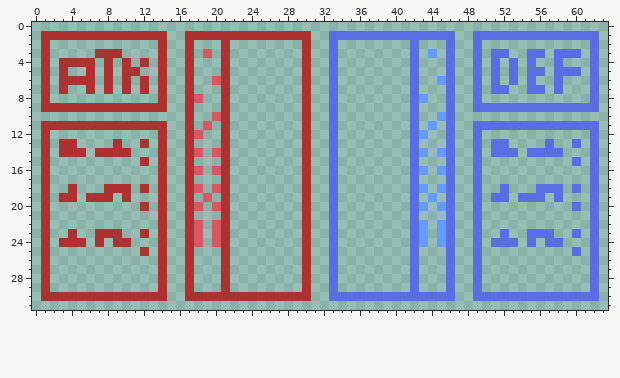
Two states of a pixel-art file, risk-simulator/assets/uisetup.aseprite. The picture above was drawn from the file before the commit.
64x32 pixels, 1 frame.
After the commit:
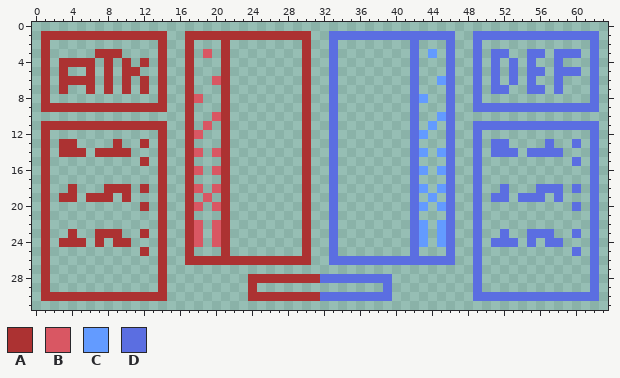
Palette (. is transparent): A #ac3232  B #d95763  C #639bff  D #5b6ee1
The exact change:
y 26: x 18..20 ... -> AAA; x 22..29 ........ -> AAAAAAAA; x 34..41 ........ -> DDDDDDDD; x 43..45 ... -> DDD
y 27: x 17 A -> .; x 21 A -> .; x 30 A -> .; x 33 D -> .; x 42 D -> .; x 46 D -> .
y 28: x 17 A -> .; x 21 A -> .; x 24..29 ...... -> AAAAAA; x 31..32 .. -> AD; x 34..39 ...... -> DDDDDD; x 42 D -> .; x 46 D -> .
y 29: x 17 A -> .; x 21 A -> .; x 24 . -> A; x 30 A -> .; x 33 D -> .; x 39 . -> D; x 42 D -> .; x 46 D -> .
y 30: x 17..23 AAAAAAA -> .......; x 31..32 .. -> AD; x 40..46 DDDDDDD -> .......
Boxes around the changes in both pictures, in picture pixels (x1, y1, x2, y2):
changed: (185, 256, 455, 301)
